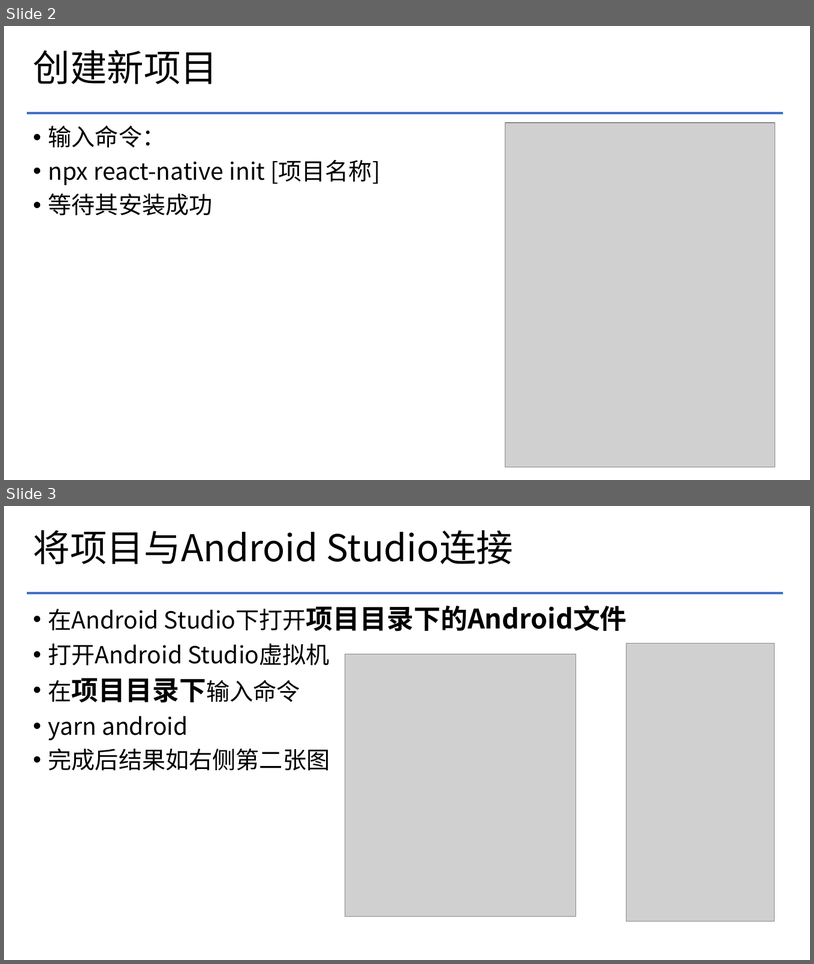
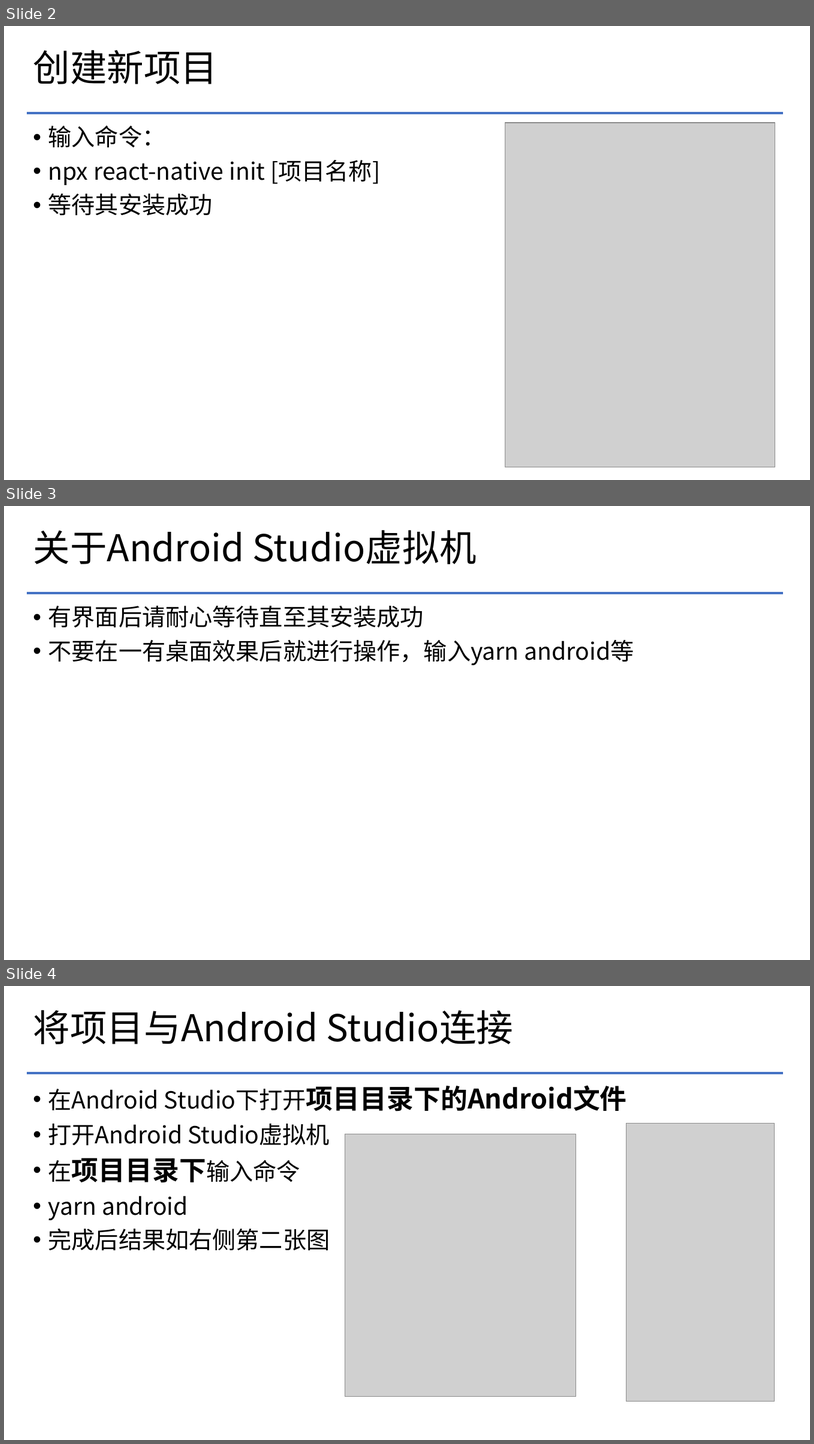
Before and after one commit to greatgu99/myApp, a slide deck: 文档/ReactNative项目入门.pptx. Shown one above the other, each under a label of ours: slides 2 and 3 before the commit, slides 2, 3 and 4 after it. The pictures are 814x964 and 814x1444 pixels, drawn with LibreOffice and Linux fonts; fonts in the diff are those of the drawing; grey boxes stand for pictures; background and template pictures are left out. Boxes give left, top, right and bottom in pixels: in the first picture for what was removed or moved away, otherwise in the second. Text is boxed around its words. In the diff, an @@ line names an element or a change of style, - is before the commit and + after.

```diff
--- a/文档/ReactNative项目入门.pptx
+++ b/文档/ReactNative项目入门.pptx
@@ slide 3 added at (x1=4, y1=506, x2=810, y2=960), background #FFFFFF; not listed: 1 template element that a slide beside it also shows @@
@@ title added at (x1=33, y1=530, x2=476, y2=564), 44 pt, text #000000 @@
+关于Android Studio虚拟机
@@ text added at (x1=48, y1=606, x2=635, y2=665), 28 pt, text #000000 @@
+• 有界面后请耐心等待直至其安装成功
+• 不要在一有桌面效果后就进行操作，输入yarn android等
@@ what was slide 3 is now slide 4 @@
```
Also in this commit, not shown: 4 slides changed, 19 other slides added.
